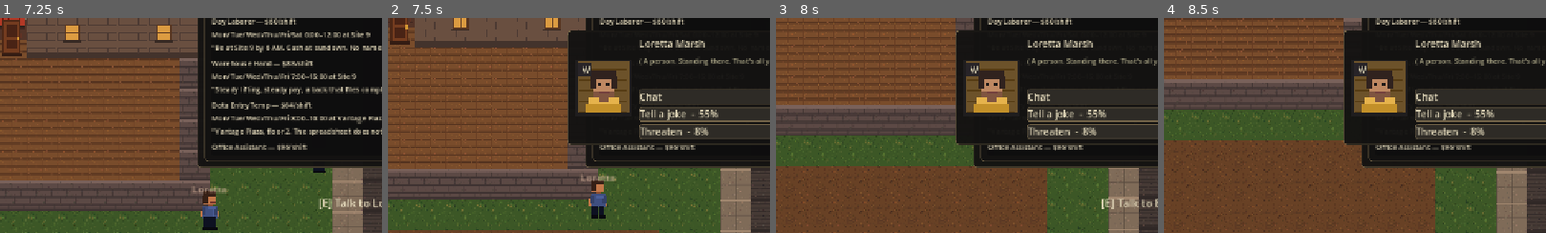
Above: before the commit, frames 1-4 (left to right).
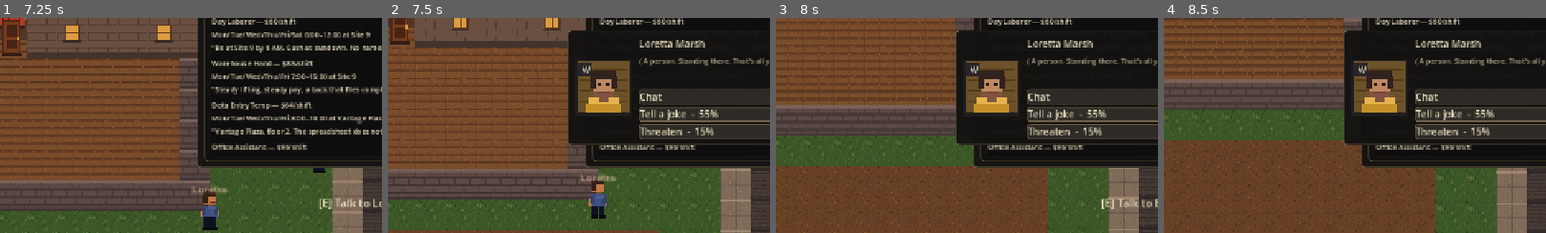
Above: after the commit, the same moments.

Repository: redstonejh/rags
Game: Godot game, scene res://scenes/ui/MainMenu.tscn
Same seed, same stepped clock (60 frames per second), same inputs: the game is played once before the commit and once after it.
Inputs (mouse positions are % of the whole screen's width and height, from its top left):
- Up to frame 1 (7.25 s): click "New Life" at 0.5 s; click (13, 96) at 1.27 s; type "Alex" at 1.35 s; click "Start This Life" at 2 s; move the mouse to (72, 45) at 2.77 s; hold D (move_right) 2.78-3.5 s; hold E (interact) 2.78-3.5 s; click (72, 45) at 2.92 s; drag from (30, 55) to (68, 7) at 3.52 s; move the mouse to (60, 28) at 4.27 s; hold D (move_right) 4.28-5 s; tap 3 (time_speed_3) at 4.35 s; drag from (45, 70) to (76, 62) at 5.02 s; move the mouse to (80, 65) at 5.77 s; hold A (move_left) 5.78-6.5 s; hold Tab (phone) 5.78-6.5 s; drag from (20, 35) to (74, 42) at 6.52 s
- Up to frame 2 (7.5 s): move the mouse to (55, 50) at 7.27 s; hold S (move_down) from 7.28 s (still down); hold E (interact) from 7.28 s (still down); click (55, 50) at 7.42 s
- Up to frame 3 (8 s): keep holding S (move_down); keep holding E (interact)
- Up to frame 4 (8.5 s): release S (move_down) at 8 s; release E (interact) at 8 s; drag from (35, 25) to (77, 24) at 8.02 s
The pictures show only the part of the screen within x 0-50%, y 50-100%; the shares and areas given below are measured in that part.

Frame 1 is identical in both runs. In frame 2, 0.1% of the frame differs, in the area x 80-86%, y 50-55%; in frame 3, 0.1%; in frame 4, 0.1%.

Commit message:
Add social odds balance guardrails

Diff:
--- a/scripts/dev/m4_smoke_test.gd
+++ b/scripts/dev/m4_smoke_test.gd
@@ -29,6 +29,7 @@
 	_test_streetwise_reads()
 	_test_reality_check()
 	_test_relationship_deltas()
+	_test_social_odds_balance()
 	_test_gossip()
 	_test_memory_hygiene()
 	_test_dating()
@@ -144,6 +145,31 @@
 	_check(mark.rel("player") <= before - 15.0, "insult costs 15 (%.1f)" % mark.rel("player"))
 	_check(mark.memories.any(func(m: Dictionary) -> bool: return m.kind == "insult"),
 			"the insult is now a memory")
+
+
+func _test_social_odds_balance() -> void:
+	print("[Odds balance: social math stays in sane bands]")
+	var mark := _mk_npc("npc_odds", "loc_test_room", ["plain"], 8, 50, 50)
+	var baseline := _fresh_viewer()
+	var baseline_chance := Social.true_chance(baseline, mark, "compliment")
+	_check(baseline_chance >= 0.45 and baseline_chance <= 0.55,
+			"average stranger compliment sits near even odds (%d%%)" % roundi(baseline_chance * 100))
+
+	var smooth := _fresh_viewer()
+	smooth.base_stats["CHA"] = 10
+	smooth.skills["persuasion"] = 60.0
+	smooth.perk_ids.append("silver_tongue")
+	mark.relationships["player"] = 50.0
+	var smooth_chance := Social.true_chance(smooth, mark, "compliment")
+	_check(smooth_chance > baseline_chance + 0.20 and smooth_chance < 0.95,
+			"skill, warmth, and Silver Tongue help without auto-winning (%d%%)" % roundi(smooth_chance * 100))
+
+	var disliked := _fresh_viewer()
+	disliked.base_stats["CHA"] = 6
+	mark.relationships["player"] = -80.0
+	var disliked_chance := Social.true_chance(disliked, mark, "compliment")
+	_check(disliked_chance < baseline_chance - 0.20,
+			"bad stats and hostility materially hurt the roll (%d%%)" % roundi(disliked_chance * 100))
 
 
 func _test_gossip() -> void:
--- a/scripts/sim/social.gd
+++ b/scripts/sim/social.gd
@@ -9,6 +9,7 @@
 
 const REL_MIN := -100.0
 const REL_MAX := 100.0
+const ODDS_SPREAD := 140.0
 
 ## Perceived >= this, true <= that, and a failure = a Reality Check moment.
 const RC_PERCEIVED_FLOOR := 0.70
@@ -111,7 +112,7 @@
 		def += float(npc.personality.get("bravery", 50)) * 0.4
 	var rel_bonus := npc.rel("player") * 0.002
 	var perk_bonus := 0.05 if sheet.has_perk("silver_tongue") else 0.0
-	return clampf(0.5 + (atk - def) / 120.0 + rel_bonus + perk_bonus, 0.05, 0.95)
+	return clampf(0.5 + (atk - def) / ODDS_SPREAD + rel_bonus + perk_bonus, 0.05, 0.95)
 
 
 ## Perform an action. forced_roll in [0,1) makes tests deterministic.
Not shown, changed: docs/PROGRESS.md
Not shown, changed: docs/REBUILD_PLAN.md
